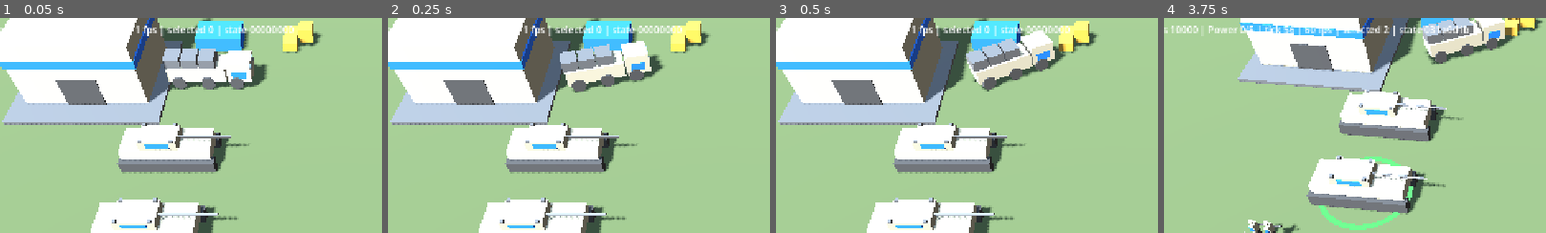
Above: before the commit, frames 1-4 (left to right).
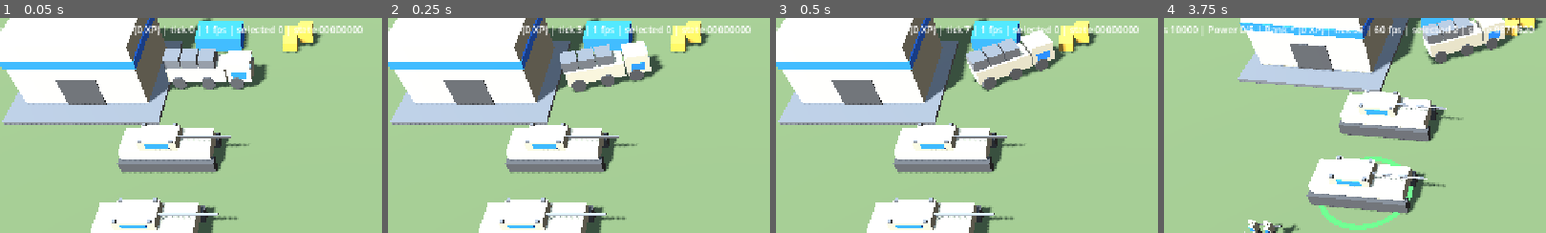
Above: after the commit, the same moments.

Repository: jamonlineph/project-zero-hour
Game: Godot game, scene res://scenes/main.tscn
The game is run twice, just before and just after one commit, with the same random seed, the same clock (stepped at 60 frames per second) and the same inputs.
Inputs (mouse positions are % of the whole screen's width and height, from its top left):
- Up to frame 1 (0.05 s): no input
- Up to frame 2 (0.25 s): no input
- Up to frame 3 (0.5 s): no input
- Up to frame 4 (3.75 s): move the mouse to (72, 45) at 0.52 s; tap Down (cam_back) at 0.6 s; click (72, 45) at 0.67 s; drag from (30, 55) to (45, 70) at 1.27 s; move the mouse to (60, 28) at 2.02 s; tap Left (cam_left) at 2.1 s; click (60, 28) at 2.17 s; tap Enter at 2.75 s; drag from (45, 70) to (20, 35) at 2.77 s; move the mouse to (80, 65) at 3.52 s; tap , (cam_rotate_left) at 3.6 s; click (80, 65) at 3.67 s
The pictures show only the part of the screen within x 5-55%, y 0-50%; the shares and areas given below are measured in that part.

The runs differ from the first frame. In frame 1, 1.4% of the frame differs, in the area x 35-95%, y 3-9%; in frame 2, 1.4%; in frame 3, 1.4%; in frame 4, 1.3%.

Commit message:
feat(sim): veterancy, commander ranks, victory and defeat [P1-17..P1-19]
- game/data/rules.json + SimRules: veterancy thresholds and bonuses,
  commander rank XP, building-kill bonus.
- Units gain XP from cost-weighted damage dealt; ranks 1-3 give damage and
  armor bonuses and self-repair at rank 3. Players gain the same XP plus a
  bonus for destroyed buildings; commander ranks 1-5.
- VictorySystem: "buildings" / "units" / "none" rules; defeated players'
  remaining units are removed; game over with winner team or draw.
- HUD shows rank and XP and a Victory/Defeat/Draw banner.
- 8 new tests.

Co-Authored-By: Claude Opus 5.5 <noreply@anthropic.com>
Claude-Session: https://claude.ai/code/session_01KvzxVCAs94MwF5XZ3itDiM

Diff:
--- a/game/data/index.json
+++ b/game/data/index.json
@@ -1,4 +1,5 @@
 {
+  "rules": "res://data/rules.json",
   "damage_matrix": "res://data/damage_matrix.json",
   "weapons": [
     "res://data/weapons/tank_cannon_120.json",
--- /dev/null
+++ b/game/data/rules.json
@@ -0,0 +1,10 @@
+{
+  "_doc": "Game-wide tuning numbers. See docs/design/combat.md (veterancy) and docs/design/commander.md (ranks).",
+  "veterancy_xp_multipliers": [1, 2, 4],
+  "veterancy_damage_bonus_percent": [0, 10, 10, 20],
+  "veterancy_armor_bonus_percent": [0, 0, 10, 20],
+  "veterancy_self_repair_rank": 3,
+  "veterancy_self_repair_percent_per_2s": 1,
+  "commander_rank_xp": [0, 2000, 5000, 10000, 18000],
+  "building_kill_xp_percent": 50
+}
--- a/game/src/data/content_db.gd
+++ b/game/src/data/content_db.gd
@@ -16,6 +16,7 @@
 var maps: Dictionary[String, MapDef] = {}
 var scenarios: Dictionary[String, Dictionary] = {}   ## raw scenario data, see MatchSetup
 var damage_matrix: DamageMatrix = DamageMatrix.new()
+var rules: SimRules = SimRules.new()
 var errors: PackedStringArray = []
 
 
@@ -28,11 +29,14 @@
 	maps.clear()
 	scenarios.clear()
 	damage_matrix = DamageMatrix.new()
+	rules = SimRules.new()
 	errors.clear()
 	var index: Variant = _read_json(index_path)
 	if not index is Dictionary:
 		errors.append("%s: expected a JSON object" % index_path)
 		return false
+	if (index as Dictionary).has("rules"):
+		_load_rules(str(index["rules"]))
 	# Order matters: units refer to weapons; weapons refer to damage types.
 	if (index as Dictionary).has("damage_matrix"):
 		_load_damage_matrix(str(index["damage_matrix"]))
@@ -169,6 +173,33 @@
 
 static func _ms_to_ticks(ms: int) -> int:
 	return maxi(1, (ms * SimWorld.TICK_RATE + 999) / 1000)
+
+
+func _load_rules(path: String) -> void:
+	var parsed: Variant = _read_json(path)
+	if not parsed is Dictionary:
+		errors.append("%s: expected a JSON object" % path)
+		return
+	var src: Dictionary = parsed
+	rules.veterancy_xp_multipliers = _int_list(src, "veterancy_xp_multipliers", path, 3)
+	rules.veterancy_damage_bonus = _int_list(src, "veterancy_damage_bonus_percent", path, 4)
+	rules.veterancy_armor_bonus = _int_list(src, "veterancy_armor_bonus_percent", path, 4)
+	rules.self_repair_rank = _req_int(src, "veterancy_self_repair_rank", path, 0)
+	rules.self_repair_percent_per_2s = _req_int(src, "veterancy_self_repair_percent_per_2s", path, 0)
+	rules.commander_rank_xp = _int_list(src, "commander_rank_xp", path, 5)
+	rules.building_kill_xp_percent = _req_int(src, "building_kill_xp_percent", path, 0)
+
+
+func _int_list(d: Dictionary, key: String, path: String, size: int) -> PackedInt32Array:
+	var out := PackedInt32Array()
+	var v: Variant = d.get(key, [])
+	if not v is Array or (v as Array).size() != size:
+		errors.append("%s: '%s' must be a list of %d whole numbers" % [path, key, size])
+		out.resize(size)
+		return out
+	for item: Variant in v:
+		out.append(int(item))
+	return out
 
 
 func _load_damage_matrix(path: String) -> void:
--- a/game/src/data/match_setup.gd
+++ b/game/src/data/match_setup.gd
@@ -28,6 +28,7 @@
 	var world := SimWorld.from_map(seed_value, map_def)
 	world.content = content
 	world.damage_matrix = content.damage_matrix
+	world.rules = content.rules
 	world.victory_rule = str(sc.get("victory", "buildings"))
 	for p: Variant in sc.get("players", []):
 		var pd: Dictionary = p
--- a/game/src/sim/sim_entity.gd
+++ b/game/src/sim/sim_entity.gd
@@ -25,6 +25,8 @@
 var max_hp: int = 0
 var dead: bool = false          ## set when hp reaches 0; removed at the end of the tick
 var cost: int = 0               ## credits; weights veterancy XP (P1-17)
+var xp: int = 0                 ## veterancy XP (cost-weighted damage dealt)
+var vet_rank: int = 0           ## 0..3
 var mover: SimMover = null      ## only on entities that can move
 var weapons: Array[SimWeapon] = []
 var building: SimBuilding = null
@@ -69,6 +71,8 @@
 	for w: SimWeapon in weapons:
 		w.write_hash(h)
 	h.add_int(cost)
+	h.add_int(xp)
+	h.add_int(vet_rank)
 	for c: Variant in [building, builder, gatherer, supply]:
 		if c == null:
 			h.add_int(-1)
--- /dev/null
+++ b/game/src/sim/sim_rules.gd
@@ -0,0 +1,27 @@
+class_name SimRules
+extends RefCounted
+## Game-wide tuning numbers (game/data/rules.json). Defaults match the file,
+## so tests can use SimRules.new() directly.
+
+## Unit XP needed for veterancy ranks 1, 2, 3, as multiples of the unit's cost.
+var veterancy_xp_multipliers: PackedInt32Array = [1, 2, 4]
+## Extra damage dealt at veterancy ranks 0..3, percent.
+var veterancy_damage_bonus: PackedInt32Array = [0, 10, 10, 20]
+## Damage taken reduction at veterancy ranks 0..3, percent.
+var veterancy_armor_bonus: PackedInt32Array = [0, 0, 10, 20]
+var self_repair_rank: int = 3
+var self_repair_percent_per_2s: int = 1
+## Commander XP needed for ranks 1..5 (the first is always 0).
+var commander_rank_xp: PackedInt32Array = [0, 2000, 5000, 10000, 18000]
+## Extra commander XP for destroying a building, percent of its cost.
+var building_kill_xp_percent: int = 50
+
+
+func write_hash(h: SimHash) -> void:
+	for arr: PackedInt32Array in [veterancy_xp_multipliers, veterancy_damage_bonus, veterancy_armor_bonus, commander_rank_xp]:
+		h.add_int(arr.size())
+		for v: int in arr:
+			h.add_int(v)
+	h.add_int(self_repair_rank)
+	h.add_int(self_repair_percent_per_2s)
+	h.add_int(building_kill_xp_percent)
--- a/game/src/sim/sim_world.gd
+++ b/game/src/sim/sim_world.gd
@@ -23,13 +23,18 @@
 var entities: Dictionary[int, SimEntity] = {}
 var entity_ids: Array[int] = []   ## ascending ids: always iterate this
 var damage_matrix: DamageMatrix = DamageMatrix.new()
+var rules: SimRules = SimRules.new()
+## Set when only one team (or none) is left (P1-19). winner_team 0 = draw.
+var game_over: bool = false
+var winner_team: int = 0
 ## Read-only content (unit and building definitions) for production and
 ## construction. Set by MatchSetup; tests may leave it null.
 var content: ContentDb
 var players: Dictionary[int, SimPlayer] = {}
 ## How players lose (P1-19): "buildings" (all buildings and builders gone),
-## "units" (everything gone) or "none" (sandbox).
-var victory_rule: String = "buildings"
+## "units" (everything gone) or "none". Worlds made without a scenario (tests)
+## default to "none"; MatchSetup defaults scenarios to "buildings".
+var victory_rule: String = "none"
 var vision: SimVision
 ## Player -> team. Players not listed are on a team of their own (team = id).
 var player_team: Dictionary[int, int] = {}
@@ -298,6 +303,8 @@
 		vision.update(self)
 	_rebuild_index()
 	CombatSystem.step(self)
+	VeterancySystem.step(self)
+	VictorySystem.step(self)
 	_remove_dead()
 	tick += 1
 
@@ -307,18 +314,57 @@
 	return _next_projectile_id - 1
 
 
-## Deals damage after armor (damage matrix). Returns the damage dealt. An
+## Deals damage after armor (damage matrix, then the target's veterancy) and
+## grants XP to the attacker and its player. Returns the damage dealt. An
 ## entity reaching 0 hp is marked dead and removed at the end of the tick.
 func apply_damage(target: SimEntity, amount: int, damage_type: String, attacker_id: int) -> int:
 	if target.dead:
 		return 0
-	var dealt: int = mini(damage_matrix.apply(amount, damage_type, target.armor_class), target.hp)
+	var raw: int = damage_matrix.apply(amount, damage_type, target.armor_class)
+	if raw > 0:
+		raw = maxi(1, (raw * (100 - rules.veterancy_armor_bonus[target.vet_rank])) / 100)
+	var dealt: int = mini(raw, target.hp)
 	target.hp -= dealt
+	var attacker: SimEntity = get_entity(attacker_id)
+	if attacker != null and dealt > 0 and are_enemies(attacker.player_id, target.player_id):
+		_grant_xp(attacker, (dealt * target.cost) / maxi(1, target.max_hp))
 	if target.hp <= 0:
 		target.dead = true
 		events.append({"type": "died", "id": target.id, "def_id": target.def_id,
 				"player": target.player_id, "x": target.x, "y": target.y, "killer": attacker_id})
+		if attacker != null and target.building != null and are_enemies(attacker.player_id, target.player_id):
+			_grant_player_xp(attacker.player_id, (target.cost * rules.building_kill_xp_percent) / 100)
 	return dealt
+
+
+## Extra damage percent for an attacker's veterancy rank.
+func damage_bonus(e: SimEntity) -> int:
+	return rules.veterancy_damage_bonus[e.vet_rank]
+
+
+func _grant_xp(attacker: SimEntity, amount: int) -> void:
+	if amount <= 0:
+		return
+	attacker.xp += amount
+	var base: int = maxi(100, attacker.cost)
+	while attacker.vet_rank < 3 and attacker.xp >= base * rules.veterancy_xp_multipliers[attacker.vet_rank]:
+		attacker.vet_rank += 1
+		events.append({"type": "promoted", "id": attacker.id, "rank": attacker.vet_rank})
+	_grant_player_xp(attacker.player_id, amount)
+
+
+func _grant_player_xp(player_id: int, amount: int) -> void:
+	if amount <= 0 or player_id == 0:
+		return
+	var p: SimPlayer = get_player(player_id)
+	p.xp += amount
+	var new_rank: int = 1
+	for i: int in rules.commander_rank_xp.size():
+		if p.xp >= rules.commander_rank_xp[i]:
+			new_rank = i + 1
+	if new_rank > p.rank:
+		p.rank = new_rank
+		events.append({"type": "rank_up", "player": player_id, "rank": new_rank})
 
 
 ## Living and dead entities whose position lies within `radius` of (x, y)
@@ -374,6 +420,9 @@
 	var h := SimHash.new()
 	h.add_int(tick)
 	h.add_int(rng.state)
+	rules.write_hash(h)
+	h.add_bool(game_over)
+	h.add_int(winner_team)
 	map.write_hash(h)
 	vision.write_hash(h)
 	var player_ids: Array[int] = []
--- a/game/src/sim/systems/combat_system.gd
+++ b/game/src/sim/systems/combat_system.gd
@@ -102,10 +102,11 @@
 
 static func _fire(world: SimWorld, e: SimEntity, w: SimWeapon, t: SimEntity) -> void:
 	w.cooldown = w.reload_ticks
+	var damage: int = (w.damage * (100 + world.damage_bonus(e))) / 100
 	world.events.append({"type": "fired", "attacker": e.id, "weapon": w.def_id,
 			"x": e.x, "y": e.y, "tx": t.x, "ty": t.y})
 	if w.projectile == "instant":
-		_impact(world, e.player_id, e.id, t.id, t.x, t.y, w.damage, w.damage_type,
+		_impact(world, e.player_id, e.id, t.id, t.x, t.y, damage, w.damage_type,
 				w.splash_radius, w.splash_edge_percent)
 		return
 	var p := SimProjectile.new()
@@ -121,7 +122,7 @@
 	p.dest_x = t.x
 	p.dest_y = t.y
 	p.speed = w.projectile_speed
-	p.damage = w.damage
+	p.damage = damage
 	p.damage_type = w.damage_type
 	p.splash_radius = w.splash_radius
 	p.splash_edge_percent = w.splash_edge_percent
--- /dev/null
+++ b/game/src/sim/systems/veterancy_system.gd
@@ -0,0 +1,17 @@
+class_name VeterancySystem
+extends RefCounted
+## Top-rank veterans slowly repair themselves (P1-17). XP and promotions are
+## granted in SimWorld.apply_damage.
+
+const INTERVAL: int = 2 * SimWorld.TICK_RATE
+
+
+static func step(world: SimWorld) -> void:
+	if world.tick % INTERVAL != 0:
+		return
+	var percent: int = world.rules.self_repair_percent_per_2s
+	for id: int in world.entity_ids:
+		var e: SimEntity = world.entities[id]
+		if e.dead or e.vet_rank < world.rules.self_repair_rank or e.hp >= e.max_hp:
+			continue
+		e.hp = mini(e.max_hp, e.hp + maxi(1, (e.max_hp * percent) / 100))
--- /dev/null
+++ b/game/src/sim/systems/victory_system.gd
@@ -0,0 +1,47 @@
+class_name VictorySystem
+extends RefCounted
+## Defeat and victory (P1-19), checked once per second.
+##
+## - "buildings" rule: a player with no buildings and no builders left is
+##   defeated, and their remaining units are removed.
+## - "units" rule: a player with nothing left at all is defeated.
+## - "none": no one ever loses (sandbox).
+## When at most one team has undefeated players, the game is over; that team
+## wins (winner_team 0 means everyone was eliminated at once: a draw).
+
+
+static func step(world: SimWorld) -> void:
+	if world.game_over or world.victory_rule == "none" or world.tick % SimWorld.TICK_RATE != 0:
+		return
+	var ids: Array[int] = []
+	for pid: int in world.players:
+		ids.append(pid)
+	ids.sort()
+	if ids.is_empty():
+		return
+	var assets: Dictionary[int, int] = {}
+	for id: int in world.entity_ids:
+		var e: SimEntity = world.entities[id]
+		if e.dead or e.player_id == 0:
+			continue
+		var counts: bool = world.victory_rule == "units" or e.building != null or e.builder != null
+		if counts:
+			assets[e.player_id] = assets.get(e.player_id, 0) + 1
+	for pid: int in ids:
+		var p: SimPlayer = world.players[pid]
+		if p.defeated or assets.get(pid, 0) > 0:
+			continue
+		p.defeated = true
+		world.events.append({"type": "defeated", "player": pid})
+		for id: int in world.entity_ids:
+			var e: SimEntity = world.entities[id]
+			if e.player_id == pid:
+				e.dead = true
+	var teams: Dictionary[int, bool] = {}
+	for pid: int in ids:
+		if not world.players[pid].defeated:
+			teams[world.team_of(pid)] = true
+	if teams.size() <= 1:
+		world.game_over = true
+		world.winner_team = teams.keys()[0] if teams.size() == 1 else 0
+		world.events.append({"type": "game_over", "winner_team": world.winner_team})
--- a/game/src/ui/hud.gd
+++ b/game/src/ui/hud.gd
@@ -9,6 +9,7 @@
 var _runner: SimRunner
 var _status: Label
 var _help: Label
+var _banner: Label
 var _selected_count: int = 0
 var _last_hash: int = 0
 
@@ -26,6 +27,11 @@
 	_help.text = HELP_TEXT
 	_help.modulate = Color(1, 1, 1, 0.8)
 	add_child(_help)
+	_banner = Label.new()
+	_banner.name = "Banner"
+	_banner.add_theme_font_size_override("font_size", 64)
+	_banner.visible = false
+	add_child(_banner)
 
 
 func setup(runner: SimRunner) -> void:
@@ -47,8 +53,14 @@
 	if _runner == null or _runner.world == null:
 		return
 	var p: SimPlayer = _runner.world.get_player(_runner.local_player_id)
-	_status.text = "Credits %d | Power %d/%d%s | tick %d | %d fps | selected %d | state %08x" % [
+	_status.text = "Credits %d | Power %d/%d%s | Rank %s (%d XP) | tick %d | %d fps | selected %d | state %08x" % [
 		p.credits, p.power_used, p.power_produced, " LOW" if p.low_power() else "",
-		_runner.world.tick, Engine.get_frames_per_second(), _selected_count, _last_hash]
+		"*".repeat(p.rank), p.xp, _runner.world.tick, Engine.get_frames_per_second(), _selected_count, _last_hash]
+	if _runner.world.game_over and not _banner.visible:
+		var my_team: int = _runner.world.team_of(_runner.local_player_id)
+		_banner.text = "DRAW" if _runner.world.winner_team == 0 else ("VICTORY" if _runner.world.winner_team == my_team else "DEFEAT")
+		_banner.visible = true
+	if _banner.visible:
+		_banner.position = (get_viewport().get_visible_rect().size - _banner.size) * 0.5
 	var view_size: Vector2 = get_viewport().get_visible_rect().size
 	_help.position = Vector2(12.0, view_size.y - _help.size.y - 12.0)
--- /dev/null
+++ b/game/tests/unit/test_progression.gd
@@ -0,0 +1,131 @@
+extends TestCase
+# Veterancy (P1-17), commander rank (P1-18) and victory (P1-19).
+
+var _db: ContentDb
+
+
+func _content() -> ContentDb:
+	if _db == null:
+		_db = ContentDb.new()
+		assert_true(_db.load_all(), ", ".join(_db.errors))
+	return _db
+
+
+func _world(victory: String = "buildings") -> SimWorld:
+	var sc: Dictionary = {
+		"id": "test", "map": "sandbox", "victory": victory,
+		"players": [{"id": 1, "team": 1, "faction": "us", "credits": 0},
+			{"id": 2, "team": 2, "faction": "ru", "credits": 0}],
+		"spawns": [],
+	}
+	var world: SimWorld = MatchSetup.build_from(_content(), sc, 1)
+	# Remove the map's supply sites so they don't get in the way (they are
+	# cleared on the first step; tests spawn their units before that).
+	for id: int in world.entity_ids:
+		if world.entities[id].supply != null:
+			world.entities[id].dead = true
+	return world
+
+
+func _spawn(world: SimWorld, def_id: String, player: int, x_m: int, y_m: int) -> int:
+	var u: UnitDef = _content().get_unit(def_id)
+	if u != null:
+		return world.spawn_unit(u, player, Fx.from_int(x_m), Fx.from_int(y_m))
+	var b: BuildingDef = _content().get_building(def_id)
+	var o: Vector2i = SimWorld.footprint_origin(b, Fx.from_int(x_m), Fx.from_int(y_m))
+	return world.spawn_building(b, player, o.x, o.y, true)
+
+
+func test_rules_load_from_data() -> void:
+	var r: SimRules = _content().rules
+	assert_eq(r.commander_rank_xp, PackedInt32Array([0, 2000, 5000, 10000, 18000]))
+	assert_eq(r.veterancy_damage_bonus[3], 20)
+
+
+func test_killing_promotes_a_unit() -> void:
+	var world := _world("none")
+	var tank: int = _spawn(world, "us_mbt", 1, 30, 60)
+	var t: SimEntity = world.get_entity(tank)
+	# Destroying 2.5x its own cost in enemy value is enough for rank 2.
+	for i: int in 3:
+		var enemy: int = _spawn(world, "ru_mbt", 2, 40, 60)
+		world.apply_damage(world.get_entity(enemy), 100000, "anti_tank", tank)
+		world.step()
+	assert_eq(t.xp, 3 * 850)
+	assert_eq(t.vet_rank, 2)
+
+
+func test_veterans_hit_harder_and_take_less_damage() -> void:
+	var world := _world("none")
+	var vet: int = _spawn(world, "ru_mbt", 2, 40, 60)
+	var rookie: int = _spawn(world, "ru_mbt", 2, 40, 80)
+	world.get_entity(vet).vet_rank = 3
+	var a: int = world.apply_damage(world.get_entity(vet), 100, "anti_tank", 0)
+	var b: int = world.apply_damage(world.get_entity(rookie), 100, "anti_tank", 0)
+	assert_eq(a, 80)
+	assert_eq(b, 100)
+	assert_eq(world.damage_bonus(world.get_entity(vet)), 20)
+
+
+func test_top_veterans_repair_themselves() -> void:
+	var world := _world("none")
+	var vet: int = _spawn(world, "ru_mbt", 2, 40, 60)
+	var e: SimEntity = world.get_entity(vet)
+	e.vet_rank = 3
+	e.hp = 500
+	for i: int in SimWorld.TICK_RATE * 4:
+		world.step()
+	assert_true(e.hp > 500, "no self-repair")
+
+
+func test_commander_ranks_up_from_combat() -> void:
+	var world := _world("none")
+	var tank: int = _spawn(world, "us_mbt", 1, 30, 60)
+	for i: int in 3:
+		var enemy: int = _spawn(world, "ru_mbt", 2, 40, 60)
+		world.apply_damage(world.get_entity(enemy), 100000, "anti_tank", tank)
+	assert_eq(world.get_player(1).xp, 2550)
+	assert_eq(world.get_player(1).rank, 2)
+	var hq: int = _spawn(world, "ru_command_hq", 2, 100, 60)
+	world.apply_damage(world.get_entity(hq), 1000000, "high_explosive", tank)
+	# The HQ costs 3000: 3000 XP for its health plus a 50% kill bonus.
+	assert_eq(world.get_player(1).xp, 2550 + 3000 + 1500)
+	assert_eq(world.get_player(1).rank, 3)
+
+
+func test_losing_all_buildings_and_builders_means_defeat() -> void:
+	var world := _world("buildings")
+	_spawn(world, "us_command_hq", 1, 20, 46)
+	var ru_hq: int = _spawn(world, "ru_command_hq", 2, 108, 46)
+	var ru_tank: int = _spawn(world, "ru_mbt", 2, 100, 80)
+	for i: int in SimWorld.TICK_RATE * 2:
+		world.step()
+	assert_false(world.game_over)
+	world.apply_damage(world.get_entity(ru_hq), 1000000, "high_explosive", 0)
+	for i: int in SimWorld.TICK_RATE * 2:
+		world.step()
+	assert_true(world.get_player(2).defeated)
+	assert_false(world.entities.has(ru_tank), "a defeated player's units are removed")
+	assert_true(world.game_over)
+	assert_eq(world.winner_team, 1)
+
+
+func test_units_rule_and_draws() -> void:
+	var world := _world("units")
+	var a: int = _spawn(world, "us_rifle_squad", 1, 30, 60)
+	var b: int = _spawn(world, "ru_motor_rifle_squad", 2, 100, 60)
+	for i: int in SimWorld.TICK_RATE:
+		world.step()
+	world.apply_damage(world.get_entity(a), 100000, "small_arms", 0)
+	world.apply_damage(world.get_entity(b), 100000, "small_arms", 0)
+	for i: int in SimWorld.TICK_RATE * 2:
+		world.step()
+	assert_true(world.game_over)
+	assert_eq(world.winner_team, 0, "both eliminated at once is a draw")
+
+
+func test_sandbox_never_ends() -> void:
+	var world := _world("none")
+	for i: int in SimWorld.TICK_RATE * 3:
+		world.step()
+	assert_false(world.game_over)
Not shown, added: game/src/sim/sim_rules.gd.uid
Not shown, added: game/src/sim/systems/veterancy_system.gd.uid
Not shown, added: game/src/sim/systems/victory_system.gd.uid
Not shown, added: game/tests/unit/test_progression.gd.uid
Not shown, changed: docs/02-architecture.md
Not shown, changed: docs/design/mechanics.md
Not shown, changed: tasks/BACKLOG.md
